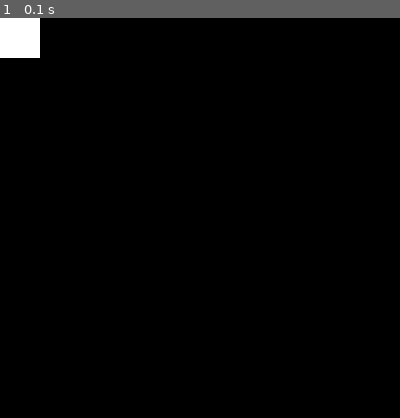
Above: before the commit, frame 1.
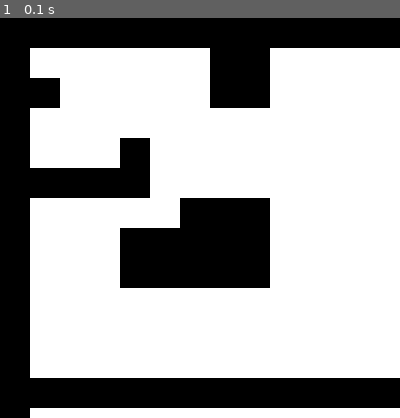
Above: after the commit, the same moment.

Repository: jshin92/pygame-platformer
Game: pygame game, started from game.py
The game is run twice, just before and just after one commit, with the same random seed, the same clock (stepped at 60 frames per second) and the same inputs.
Inputs:
- Up to frame 1 (0.1 s): no input

The runs differ from the first frame. In frame 1, 67% of the frame differs, in the area x 0-100%, y 0-100%.

Commit message:
added simple tile class; can now draw tiles!

Diff:
--- /dev/null
+++ b/Tile_Map.py
@@ -0,0 +1,21 @@
+class TileMap:
+    def __init__(self):
+        self.num_rows = 15
+        self.num_cols = 20
+        self.tile_width = 30
+        self.tile_height = 30
+        self.tiles = [[0, 0, 0, 0, 0, 0, 0, 0, 0, 0, 0, 0, 0, 0, 0, 0, 0, 0, 0, 0],
+                      [0, 1, 1, 1, 1, 1, 1, 0, 0, 1, 1, 1, 1, 1, 1, 1, 1, 1, 1, 0],
+                      [0, 0, 1, 1, 1, 1, 1, 0, 0, 1, 1, 1, 1, 1, 1, 1, 1, 1, 1, 0],
+                      [0, 1, 1, 1, 1, 1, 1, 1, 1, 1, 1, 1, 1, 1, 1, 1, 1, 1, 1, 0],
+                      [0, 1, 1, 1, 0, 1, 1, 1, 1, 1, 1, 1, 1, 1, 1, 1, 1, 1, 1, 0],
+                      [0, 0, 0, 0, 0, 1, 1, 1, 1, 1, 1, 1, 1, 1, 1, 1, 1, 1, 1, 0],
+                      [0, 1, 1, 1, 1, 1, 0, 0, 0, 1, 1, 1, 1, 1, 1, 1, 1, 1, 1, 0],
+                      [0, 1, 1, 1, 0, 0, 0, 0, 0, 1, 1, 1, 1, 1, 1, 1, 1, 1, 1, 0],
+                      [0, 1, 1, 1, 0, 0, 0, 0, 0, 1, 1, 1, 1, 1, 1, 1, 1, 1, 1, 0],
+                      [0, 1, 1, 1, 1, 1, 1, 1, 1, 1, 1, 1, 1, 1, 1, 1, 1, 1, 1, 0],
+                      [0, 1, 1, 1, 1, 1, 1, 1, 1, 1, 1, 1, 1, 1, 1, 1, 1, 1, 1, 0],
+                      [0, 1, 1, 1, 1, 1, 1, 1, 1, 1, 1, 1, 1, 1, 1, 1, 1, 1, 1, 0],
+                      [0, 0, 0, 0, 0, 0, 0, 0, 0, 0, 0, 0, 0, 0, 1, 1, 1, 1, 1, 0],
+                      [0, 1, 1, 1, 1, 1, 1, 1, 1, 1, 1, 1, 1, 1, 1, 1, 1, 1, 1, 0],
+                      [0, 0, 0, 0, 0, 0, 0, 0, 0, 0, 0, 0, 0, 0, 0, 0, 0, 0, 0, 0]]
--- a/game.py
+++ b/game.py
@@ -1,5 +1,5 @@
 import pygame
-
+from Tile_Map import *
 
 BLACK = (0, 0, 0)
 WHITE = (255, 255, 255)
@@ -10,6 +10,8 @@
 screen = pygame.display.set_mode(size)
 pygame.display.set_caption("platformer")
 
+tile_map = TileMap()
+
 done = False
 clock = pygame.time.Clock()
 
@@ -19,7 +21,17 @@
             done = True
 
     screen.fill(BLACK)
-    pygame.draw.rect(screen, WHITE, [0, 0, 40, 40])
+    for row in range(tile_map.num_rows):
+        for col in range(tile_map.num_cols):
+            cur_tile = tile_map.tiles[row][col]
+            if cur_tile == 0:
+                cur_color = BLACK
+            elif cur_tile == 1:
+                cur_color = WHITE
+            pygame.draw.rect(screen, cur_color, [tile_map.tile_width * col,
+                                                 tile_map.tile_height * row,
+                                                 tile_map.tile_width,
+                                                 tile_map.tile_height])
 
     pygame.display.flip()
     clock.tick(FPS)
Not shown, changed: .gitignore
